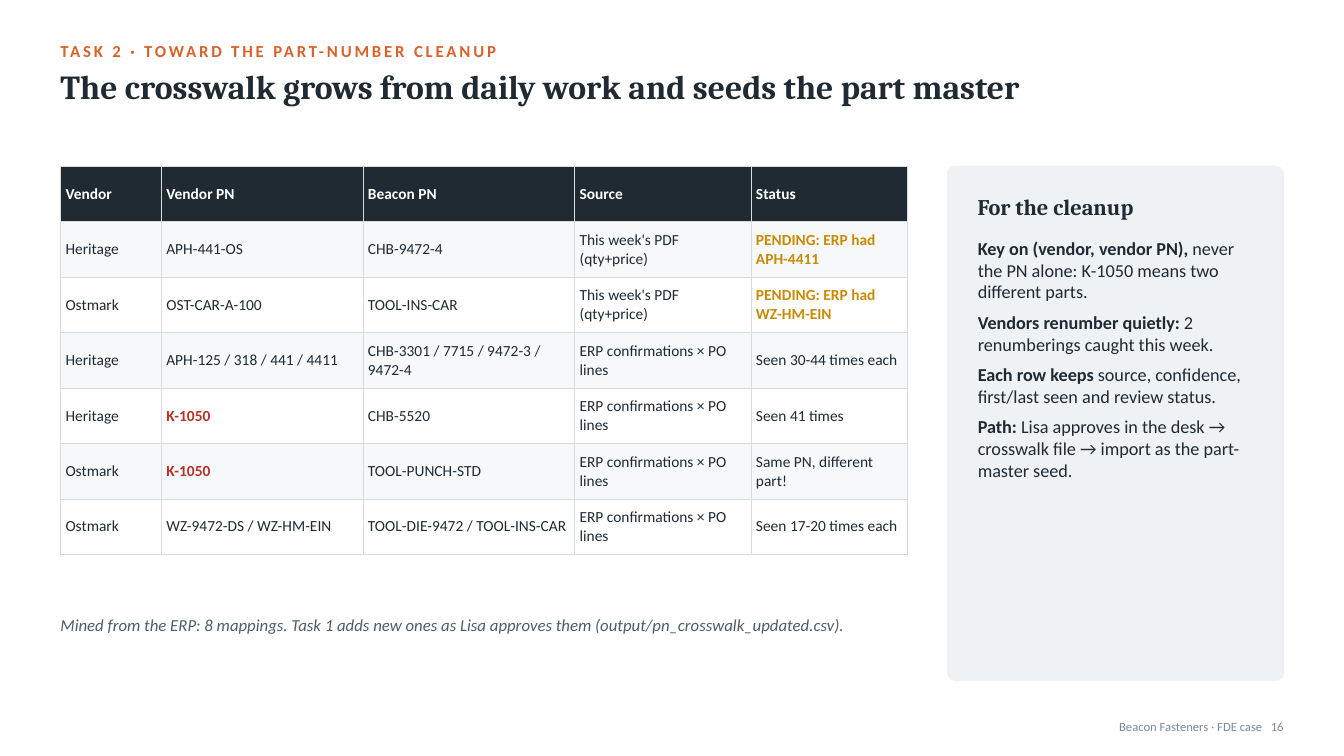
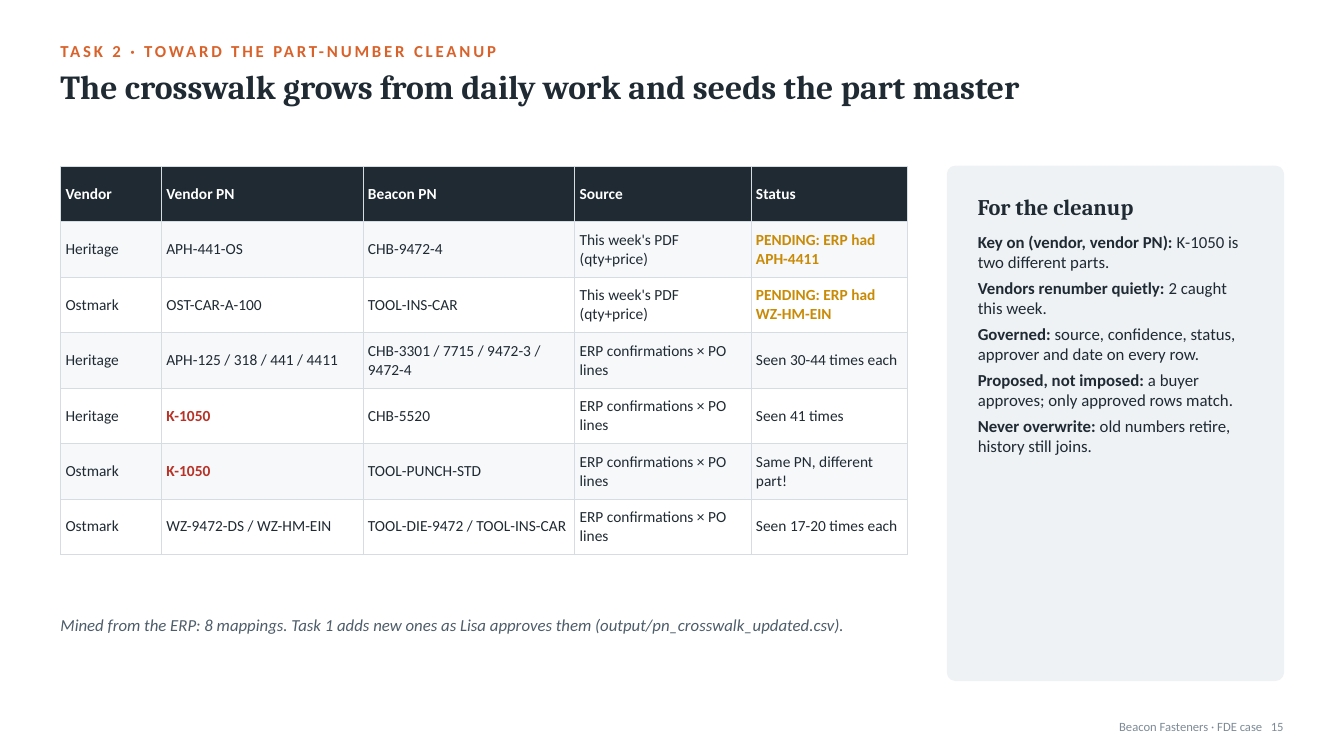
Before and after one commit to SmritaPandey/BeaconFasteners, a slide deck: slide 15 of Beacon Superday-Submission/presentation/Beacon_FDE_Casestudy.pptx (slide 16 before the commit). Drawn at 1344x756 pixels with LibreOffice and Linux fonts; fonts in the diff are those of the drawing. Boxes give left, top, right and bottom in pixels: in the first picture for what was removed or moved away, otherwise in the second. Text is boxed around its words. In the diff, an @@ line names an element or a change of style, - is before the commit and + after.

```diff
--- a/Beacon Superday-Submission/presentation/Beacon_FDE_Casestudy.pptx
+++ b/Beacon Superday-Submission/presentation/Beacon_FDE_Casestudy.pptx
@@ text at (978,235,1238,455): text changed; size 13 to 12 pt @@
-• Key on (vendor, vendor PN), never the PN alone: K-1050 means two different parts.
-• Vendors renumber quietly: 2 renumberings caught this week.
-• Each row keeps source, confidence, first/last seen and review status.
-• Path: Lisa approves in the desk → crosswalk file → import as the part-master seed.
+• Key on (vendor, vendor PN): K-1050 is two different parts.
+• Vendors renumber quietly: 2 caught this week.
+• Governed: source, confidence, status, approver and date on every row.
+• Proposed, not imposed: a buyer approves; only approved rows match.
+• Never overwrite: old numbers retire, history still joins.
@@ text at (1119,723,1284,731): text changed @@
-Beacon Fasteners · FDE case 16
+Beacon Fasteners · FDE case 15
```
Also in this commit, not shown: 15 other slides changed, 5 slides added, 2 slides removed, 18 other files.
